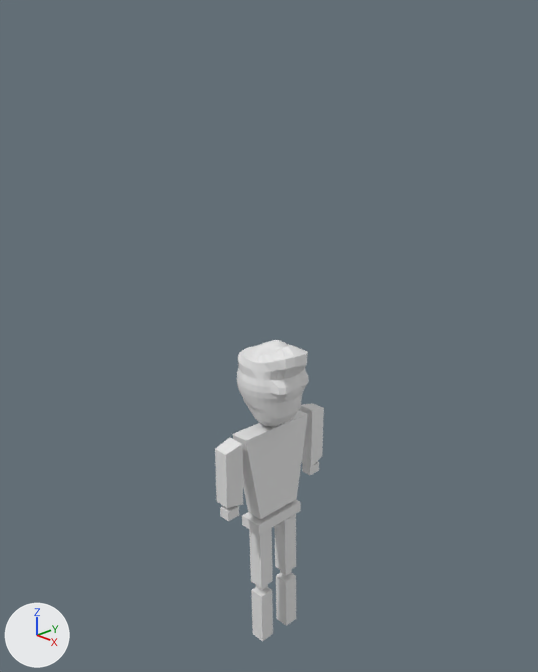
Renders of the Blender file Blender Models/aGuy.blend from each side of a commit.
The view is the same before and after, from a 50 mm camera at (13.63, -13.13, 9.46) aimed at (-0.29, 0.16, 2.03). Lighting does not change. The marker at lower left points along +X, +Y and +Z.
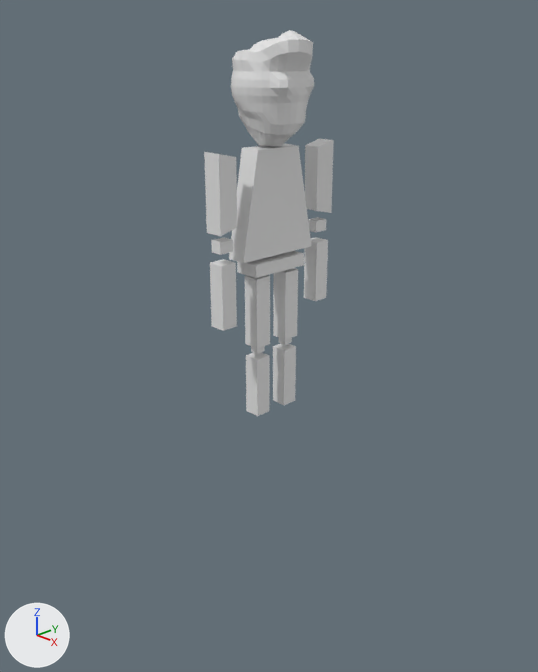
Boxes (x1, y1, x2, y2) around the edits, measured in the pictures (538 x 672 px):
'Cube', moved, turned
    before: (232, 410, 308, 520)
    after: (229, 144, 311, 263)
'Sphere', moved
    before: (237, 340, 309, 427)
    after: (231, 30, 314, 147)
'Cube.005', moved, turned
    before: (215, 437, 243, 508)
    after: (204, 152, 237, 236)
'Cube.002', moved, turned
    before: (299, 403, 324, 467)
    after: (305, 139, 334, 213)
'Cube.001', moved
    before: (249, 528, 273, 588)
    after: (245, 275, 270, 349)
'Cube.003', moved
    before: (274, 514, 296, 573)
    after: (273, 268, 298, 340)
'Cube.008', moved
    before: (251, 587, 273, 641)
    after: (246, 352, 270, 416)
'Cube.009', moved
    before: (276, 572, 296, 626)
    after: (273, 343, 296, 405)
'Cube.018', moved
    before: (242, 500, 301, 535)
    after: (237, 251, 304, 278)
'Cube.011', added
    after: (210, 259, 237, 331)
'Cube.010', added
    after: (304, 237, 328, 301)
'Cube.014', moved
    before: (220, 506, 239, 521)
    after: (211, 237, 233, 255)
'Cube.004', moved
    before: (302, 461, 319, 475)
    after: (308, 217, 326, 232)
'Cube.007', moved
    before: (280, 569, 292, 576)
    after: (279, 338, 292, 345)

Edits to the bpy script that builds the scene:
```text
Change ob_sphere:
    ob_sphere.location: (-0.02, 0.0, 0.89) -> (0.0, -0.05, 8.6)
Change ob_cube:
    ob_cube.rotation_euler: (0.0227, 3.114, 0.00189) -> (0.0, 0.0, 0.0)  # degrees (1.3, 178, 0.1) -> degrees (0, 0, 0)
    ob_cube.location: (0.01, -0.03, -1.88) -> (0.0, -0.03, 5.83)
Change ob_cube_002:
    ob_cube_002.location: (-0.03, 1.7, -1.47) -> (0.0, 1.7, 6.23)
    ob_cube_002.rotation_euler: (-3.142, 0.0, -3.11) -> (-3.142, 0.0, 0.0)  # degrees (-180, 0, -178) -> degrees (-180, 0, 0)
Change ob_cube_004:
    ob_cube_004.location: (-0.01, 1.68, -2.63) -> (0.0, 1.68, 4.95)
Change ob_cube_005:
    ob_cube_005.rotation_euler: (-3.142, 0.0, 0.0) -> (0.0, 0.0, 0.0)  # degrees (-180, 0, 0) -> degrees (0, 0, 0)
    ob_cube_005.location: (0.04, -1.67, -1.47) -> (0.0, -1.67, 6.23)
Change ob_cube_014:
    ob_cube_014.location: (0.06, -1.69, -2.63) -> (0.0, -1.69, 4.95)
Change ob_cube_018:
    ob_cube_018.location: (0.03, -0.04, -3.49) -> (0.0, -0.04, 4.21)
Change ob_cube_001:
    ob_cube_001.location: (0.09, -0.53, -4.7) -> (0.0, -0.53, 3.01)
Change ob_cube_003:
    ob_cube_003.location: (0.08, 0.51, -4.73) -> (0.0, 0.51, 2.98)
Change ob_cube_007:
    ob_cube_007.location: (0.12, 0.5, -5.81) -> (0.0, 0.5, 1.9)
Change ob_cube_008:
    ob_cube_008.location: (0.14, -0.54, -6.8) -> (0.0, -0.54, 0.9)
Change ob_cube_009:
    ob_cube_009.location: (0.16, 0.48, -6.82) -> (0.0, 0.48, 0.88)
Add ob_cube_011:
    ob_cube_011 = bpy.data.objects.new('Cube.011', me_cube_027.copy())  # the mesh of ob_cube_009
    ob_cube_011.location = (0.0, -1.69, 3.7)
    ob_cube_011.scale = (-1.0, 1.0, 1.0)
Add ob_cube_010:
    ob_cube_010 = bpy.data.objects.new('Cube.010', me_cube_027.copy())  # the mesh of ob_cube_009
    ob_cube_010.location = (0.0, 1.68, 3.7)
    ob_cube_010.scale = (-1.0, 1.0, 1.0)
```
